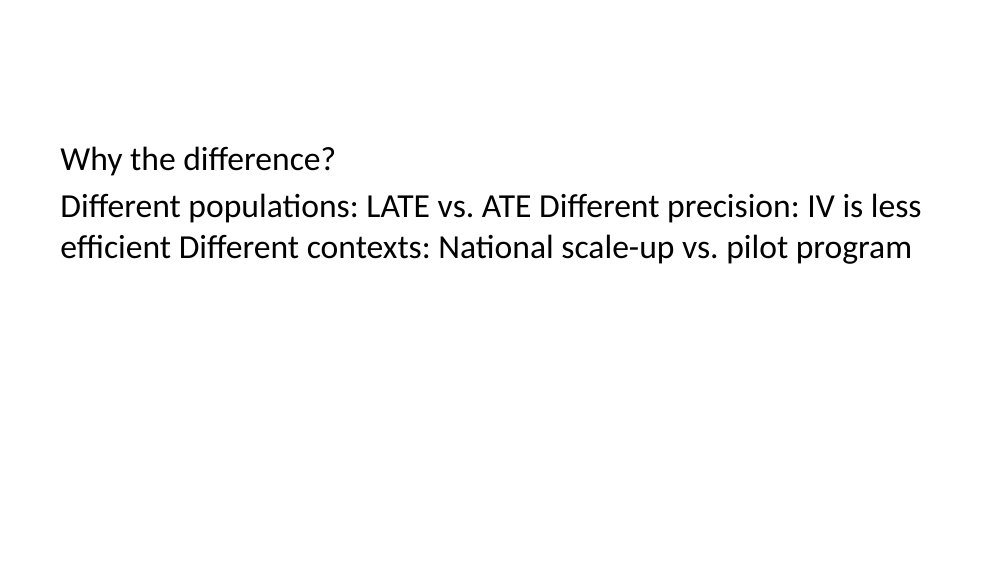
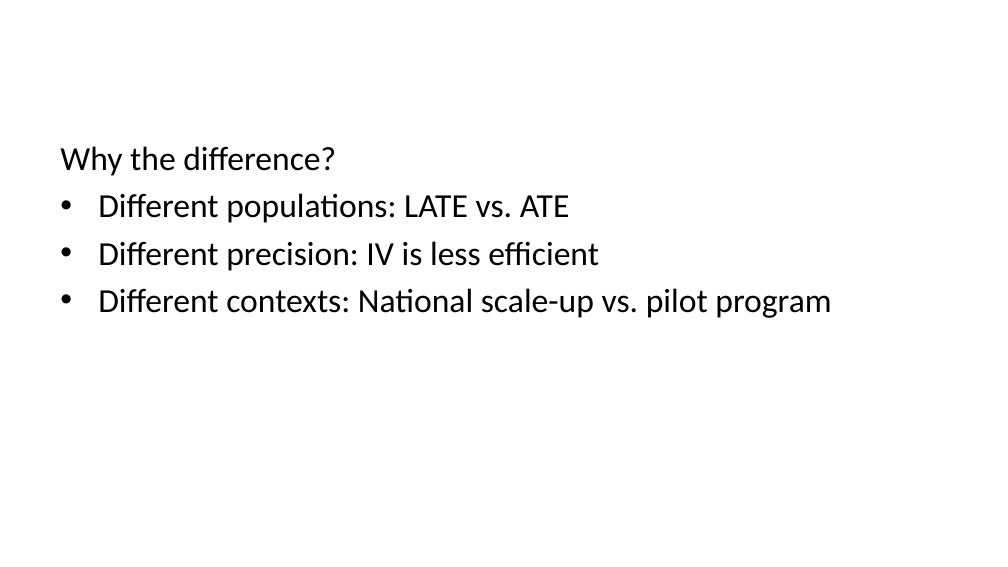
Before and after one commit to lsempe77/R-course, a slide deck: slide 15 of sessions_in_Abu_Dhabi/session_7.pptx (slide 13 before the commit). Drawn at 1008x567 pixels with LibreOffice and Linux fonts; fonts in the diff are those of the drawing. Boxes give left, top, right and bottom in pixels: in the first picture for what was removed or moved away, otherwise in the second. Text is boxed around its words. In the diff, an @@ line names an element or a change of style, - is before the commit and + after.

```diff
--- a/sessions_in_Abu_Dhabi/session_7.pptx
+++ b/sessions_in_Abu_Dhabi/session_7.pptx
@@ text at bbox=[98, 193, 831, 318]: text changed @@
-Different populations: LATE vs. ATE Different precision: IV is less efficient Different contexts: National scale-up vs. pilot program
+• Different populations: LATE vs. ATE
+• Different precision: IV is less efficient
+• Different contexts: National scale-up vs. pilot program
```
Also in this commit, not shown: 9 other slides changed, 2 slides added, 38 other files.
